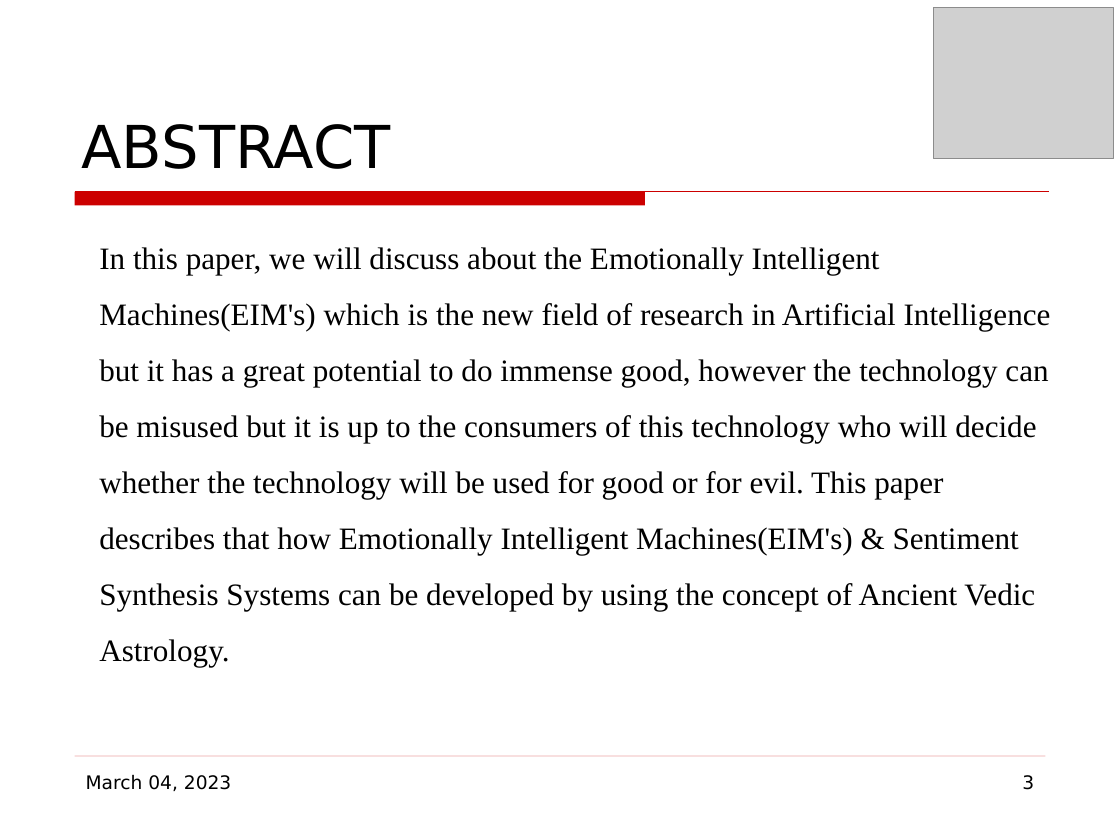
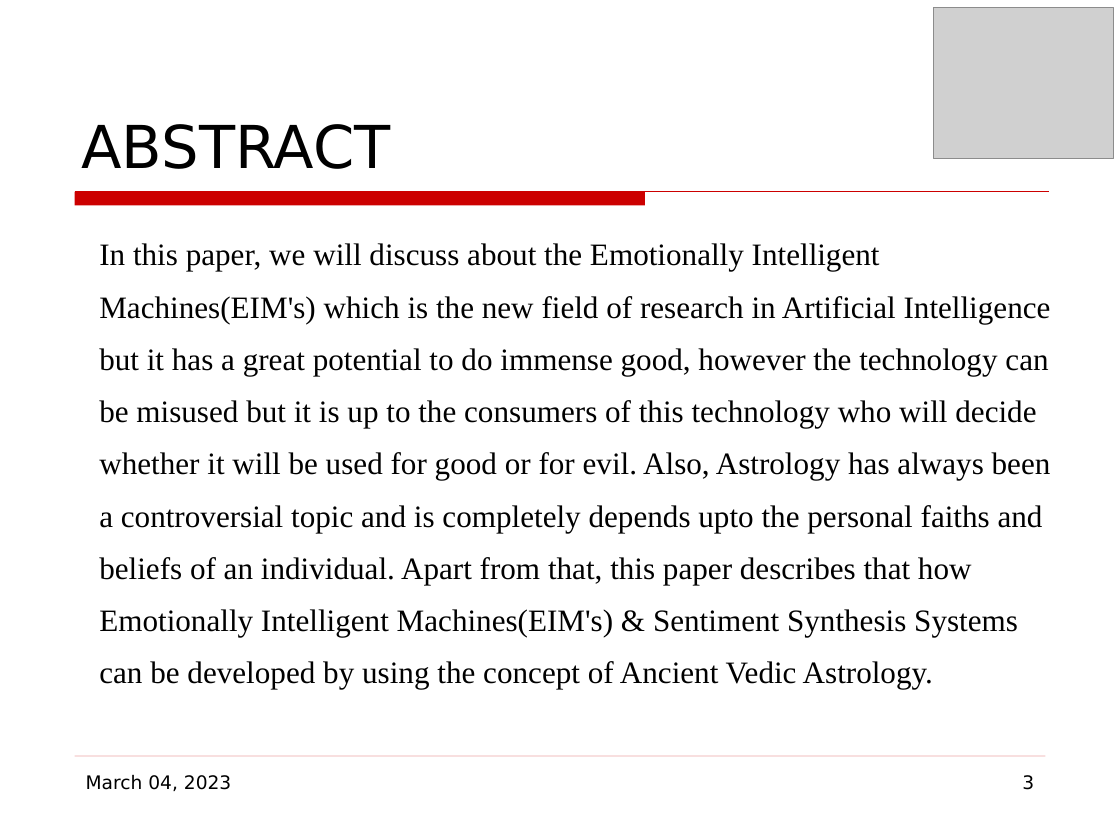
Before and after one commit to mohitlabs/Research, a slide deck: slide 3 of Emotionally Intelligent Machines(EIM's) & Sentiment Synthesis based on Ancient Vedic Astrology/Conference Paper.odp. Drawn at 1120x840 pixels with LibreOffice and Linux fonts; fonts in the diff are those of the drawing; grey boxes stand for pictures; background and template pictures are left out. Boxes give left, top, right and bottom in pixels: in the first picture for what was removed or moved away, otherwise in the second. Text is boxed around its words. In the diff, an @@ line names an element or a change of style, - is before the commit and + after.

```diff
--- a/Emotionally Intelligent Machines(EIM's) & Sentiment Synthesis based on Ancient Vedic Astrology/Conference Paper.odp
+++ b/Emotionally Intelligent Machines(EIM's) & Sentiment Synthesis based on Ancient Vedic Astrology/Conference Paper.odp
@@ text at (99, 243, 1051, 689): text changed @@
-In this paper, we will discuss about the Emotionally Intelligent Machines(EIM's) which is the new field of research in Artificial Intelligence but it has a great potential to do immense good, however the technology can be misused but it is up to the consumers of this technology who will decide whether the technology will be used for good or for evil. This paper describes that how Emotionally Intelligent Machines(EIM's) & Sentiment Synthesis Systems can be developed by using the concept of Ancient Vedic Astrology.
+In this paper, we will discuss about the Emotionally Intelligent Machines(EIM's) which is the new field of research in Artificial Intelligence but it has a great potential to do immense good, however the technology can be misused but it is up to the consumers of this technology who will decide whether it will be used for good or for evil. Also, Astrology has always been a controversial topic and is completely depends upto the personal faiths and beliefs of an individual. Apart from that, this paper describes that how Emotionally Intelligent Machines(EIM's) & Sentiment Synthesis Systems can be developed by using the concept of Ancient Vedic Astrology.
```
Also in this commit, not shown: 2 other slides changed, 7 slides added, 2 other files.
